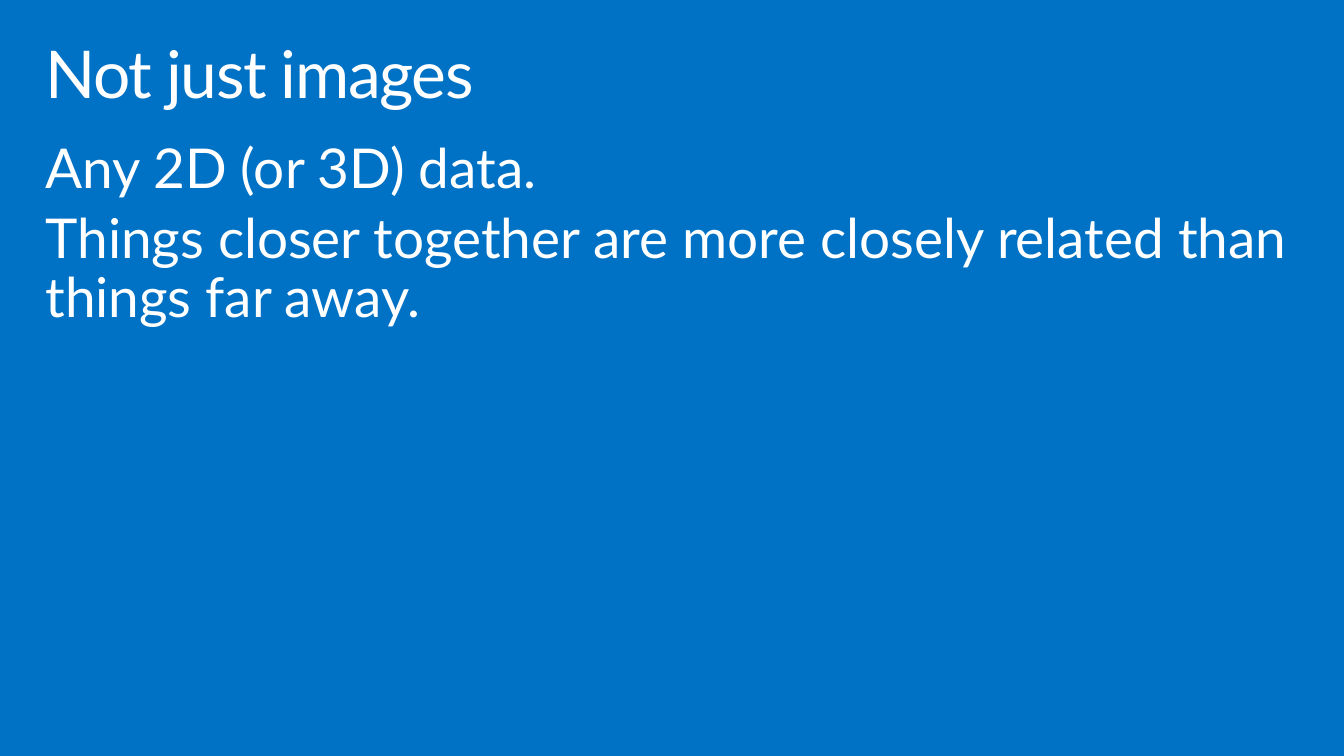
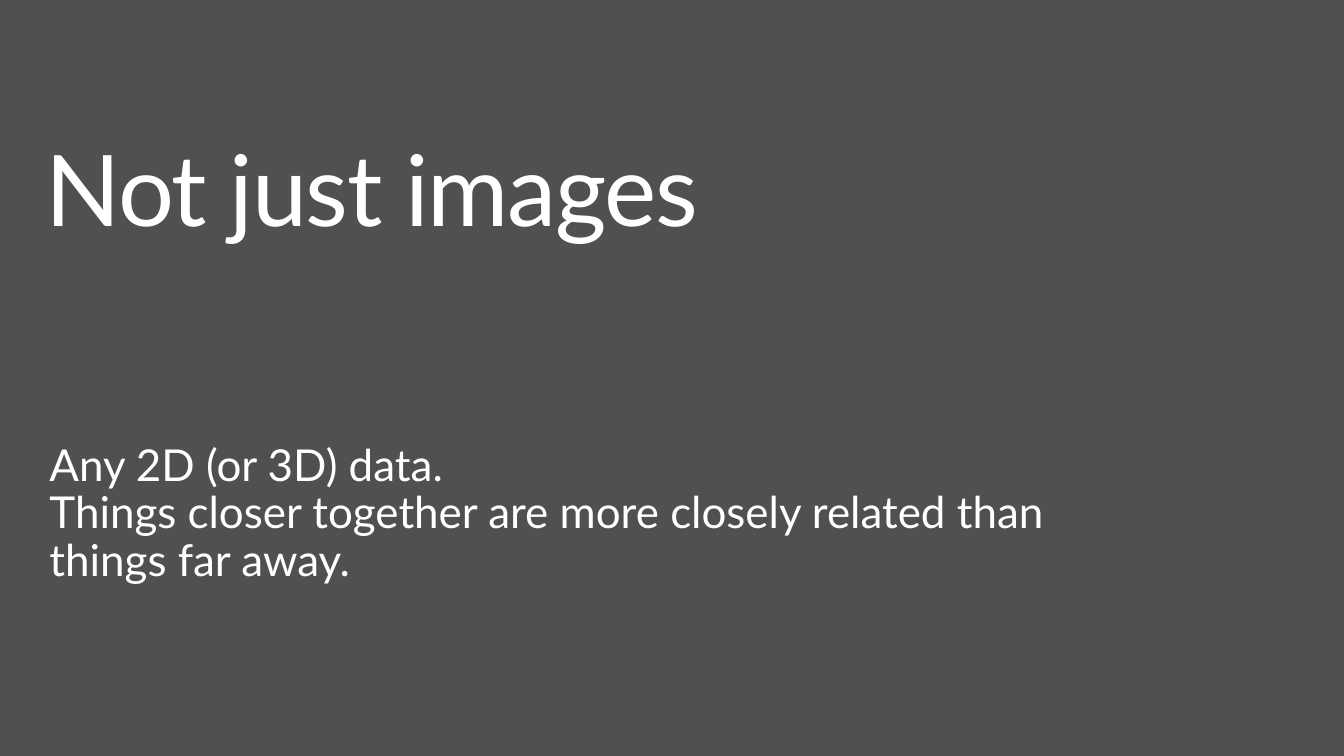
Before and after one commit to bienhuynh/KTTTNT, a slide deck: slide 82 of Nhan dang chu viet tay/Final/Docs/Thuật toán mạng CNN.pptx. Drawn at 1344x756 pixels with LibreOffice and Linux fonts; fonts in the diff are those of the drawing; background and template pictures are left out. Boxes give left, top, right and bottom in pixels: in the first picture for what was removed or moved away, otherwise in the second. Text is boxed around its words. In the diff, an @@ line names an element or a change of style, - is before the commit and + after.

```diff
--- a/Nhan dang chu viet tay/Final/Docs/Thuật toán mạng CNN.pptx
+++ b/Nhan dang chu viet tay/Final/Docs/Thuật toán mạng CNN.pptx
@@ background #0072C6 to picture (left out) @@
@@ title "Not just images": place and size @@
-title "Not just images" at <box>45,50,474,110</box>
+title "Not just images" at <box>45,154,698,244</box>
@@ title "Not just images" at <box>45,154,698,244</box>: size 48 to 72 pt @@
@@ text "Any 2D (or 3D) data.": place and size @@
-text "Any 2D (or 3D) data." at <box>45,145,1286,327</box>
+text "Any 2D (or 3D) data." at <box>49,447,1044,584</box>
@@ text "Any 2D (or 3D) data." at <box>49,447,1044,584</box>: size 40 to 32 pt; less space between paragraphs @@
```
Also in this commit, not shown: 90 other slides changed, 1 slide added, 1 slide removed, 10 other files.
